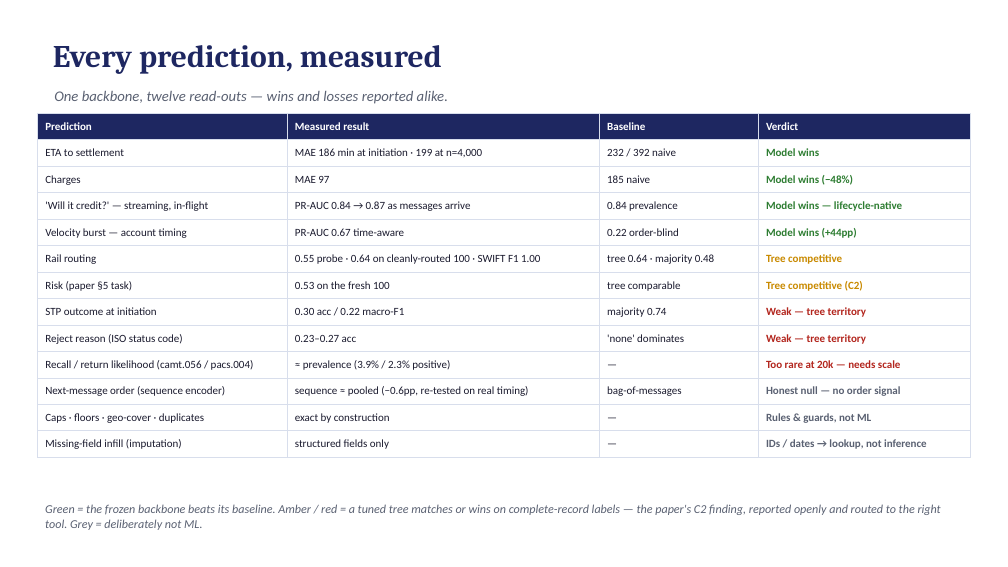
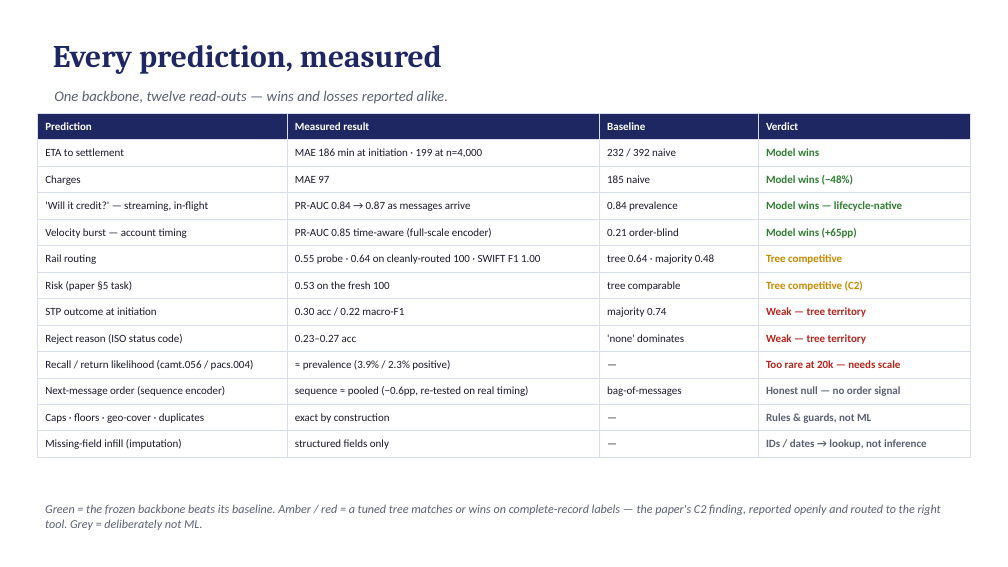
Before and after one commit to Bratz/txn-repr-poc, a slide deck: slide 10 of docs/txn_repr_evidence.pptx. Drawn at 1008x567 pixels with LibreOffice and Linux fonts; fonts in the diff are those of the drawing. Boxes give left, top, right and bottom in pixels: in the first picture for what was removed or moved away, otherwise in the second. Text is boxed around its words. In the diff, an @@ line names an element or a change of style, - is before the commit and + after.

```diff
--- a/docs/txn_repr_evidence.pptx
+++ b/docs/txn_repr_evidence.pptx
@@ table at box(38, 113, 970, 453) @@
-row 5: Velocity burst — account timing | PR-AUC 0.67 time-aware | 0.22 order-blind | Model wins (+44pp)
+row 5: Velocity burst — account timing | PR-AUC 0.85 time-aware (full-scale encoder) | 0.21 order-blind | Model wins (+65pp)
```
Also in this commit, not shown: 3 other files.
